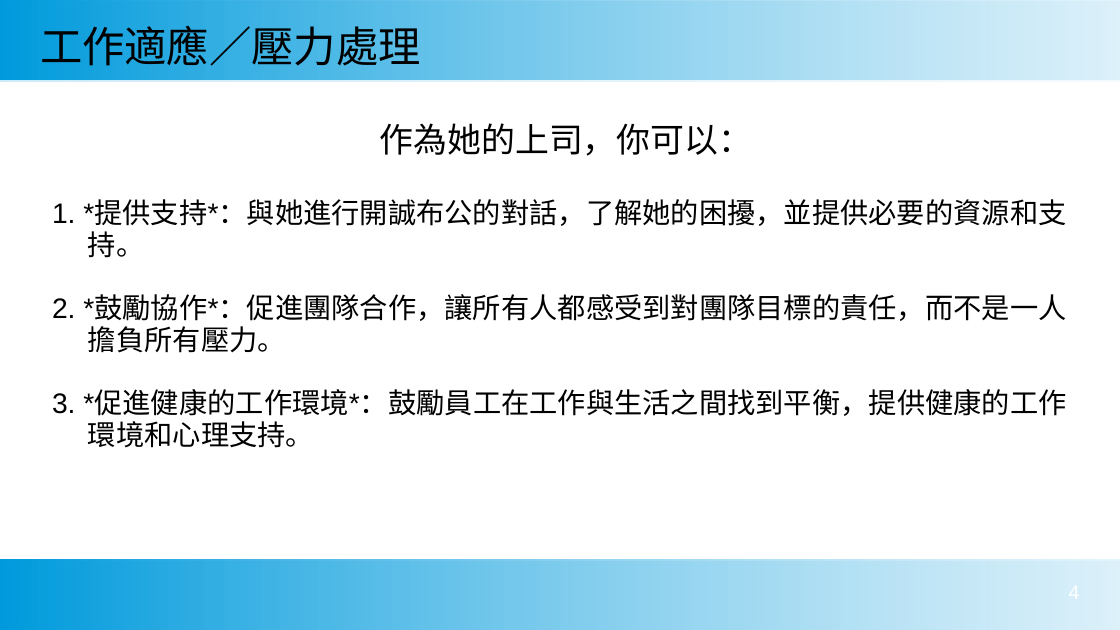
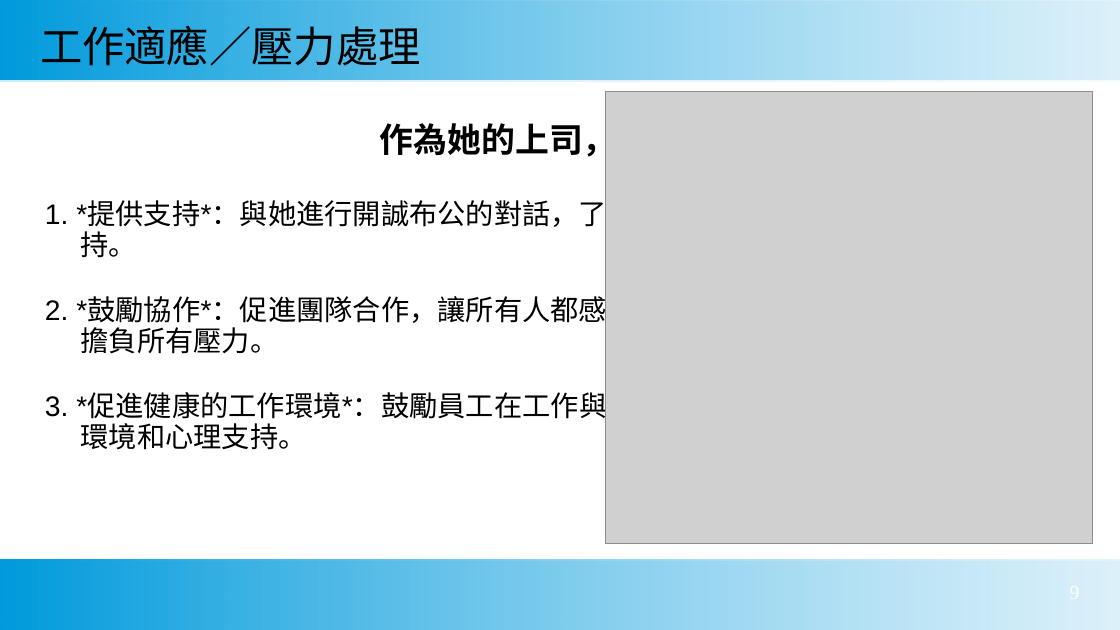
Before and after one commit to dockerwin11/studypage, a slide deck: slide 9 of ppt_presentation/project_ver1_20241109.ppt (slide 4 before the commit). Drawn at 1120x630 pixels with LibreOffice and Linux fonts; fonts in the diff are those of the drawing; grey boxes stand for pictures. Boxes give left, top, right and bottom in pixels: in the first picture for what was removed or moved away, otherwise in the second. Text is boxed around its words. In the diff, an @@ line names an element or a change of style, - is before the commit and + after.

```diff
--- a/ppt_presentation/project_ver1_20241109.ppt
+++ b/ppt_presentation/project_ver1_20241109.ppt
@@ text "作為她的上司，你可以：" at [45, 117, 1059, 450]: bold on in "作為她的上司，你可以："; indent changed @@
@@ picture added at [606, 91, 1093, 544] @@
```
Also in this commit, not shown: 3 other slides changed, 6 slides added, 4 other files.
